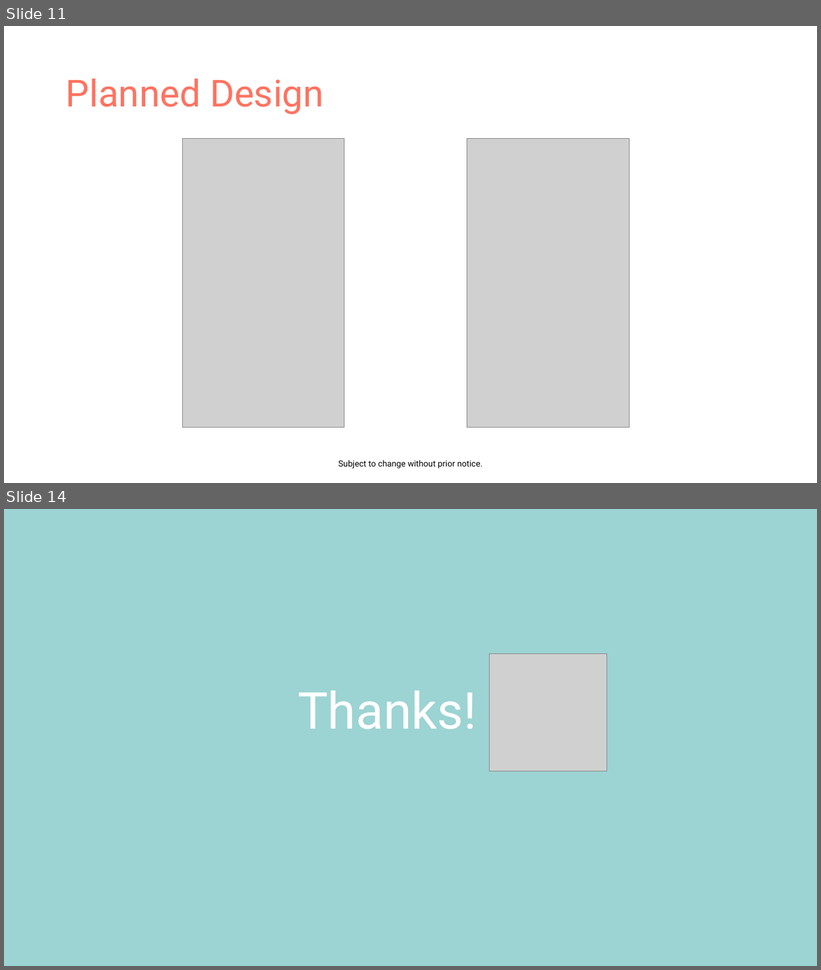
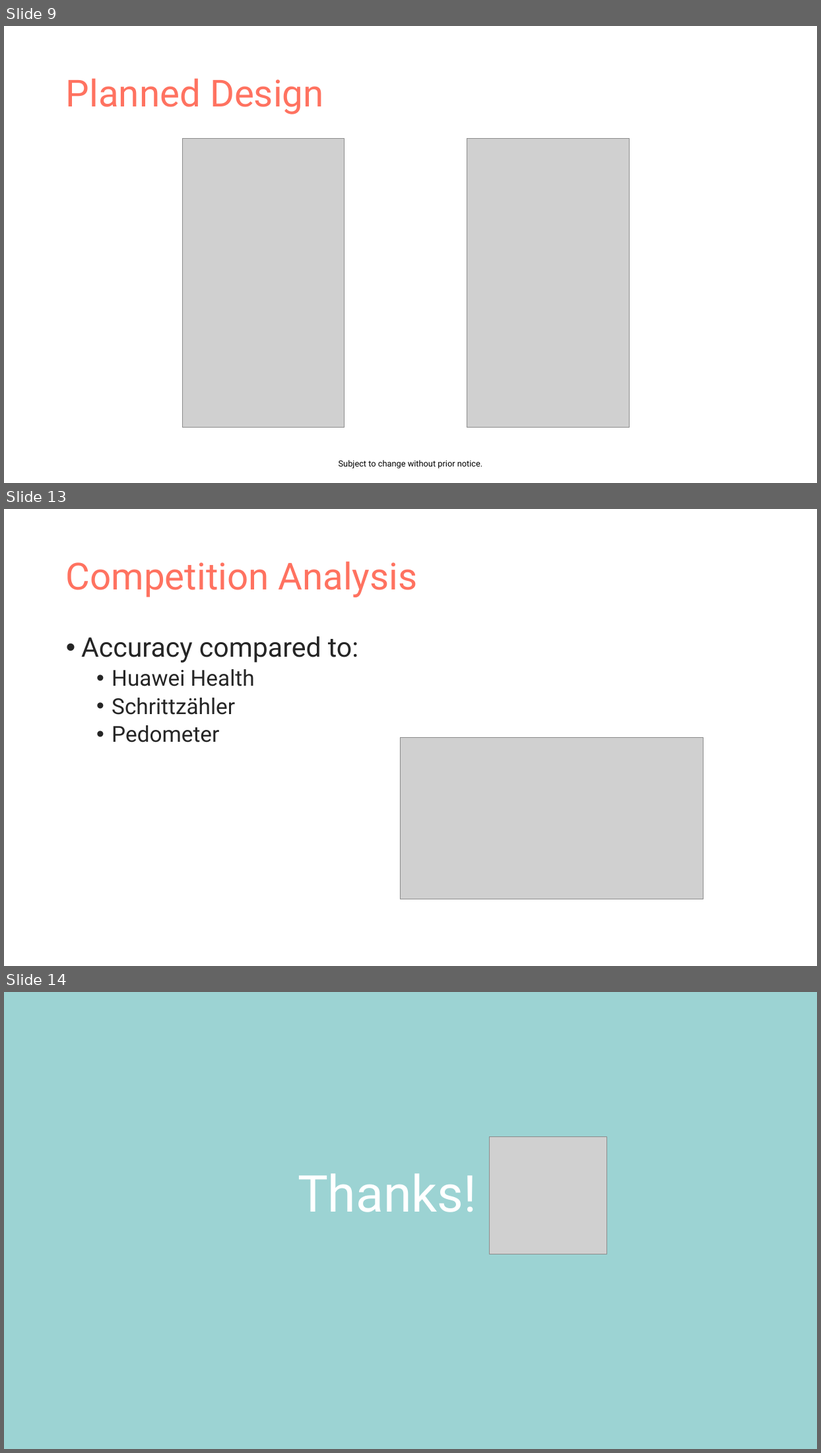
Before and after one commit to EvaJobst/MobileSports, a slide deck: Mountaineer.pptx. Shown one above the other, each under a label of ours: slides 11 and 14 before the commit, slides 9, 13 and 14 after it; the slides between them are not shown. The pictures are 821x970 and 821x1453 pixels, drawn with LibreOffice and Linux fonts; fonts in the diff are those of the drawing; grey boxes stand for pictures. Boxes give left, top, right and bottom in pixels: in the first picture for what was removed or moved away, otherwise in the second. Text is boxed around its words. In the diff, an @@ line names an element or a change of style, - is before the commit and + after.

```diff
--- a/Mountaineer.pptx
+++ b/Mountaineer.pptx
@@ slide 13 added at box(4, 509, 817, 966), background #FFFFFF @@
@@ title added at box(66, 561, 418, 597), 44 pt, text #FF7260 @@
+Competition Analysis
@@ text added at box(81, 636, 358, 743), 26 pt, text #252525 @@
+• Accuracy compared to:
+  • Huawei Health
+  • Schrittzähler
+  • Pedometer
@@ picture added at box(400, 738, 703, 900) @@
@@ what was slide 11 is now slide 9 @@
```
Also in this commit, not shown: 6 slides changed, 2 other slides added, 6 slides removed.
